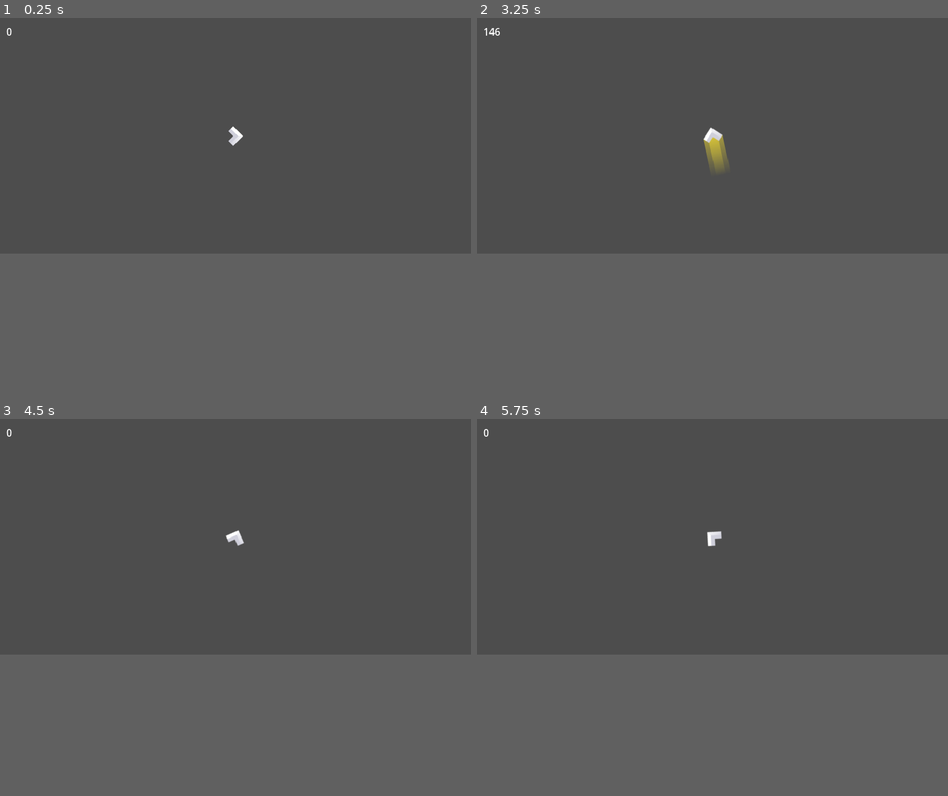
Above: before the commit, frames 1-4 (two rows, left to right).
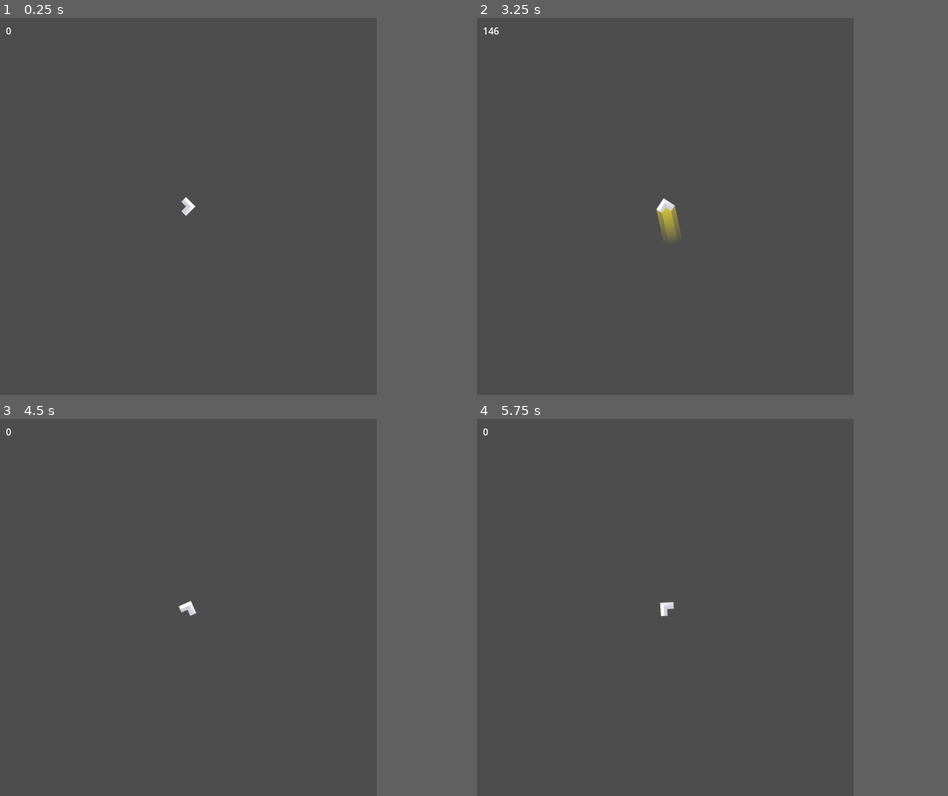
Above: after the commit, the same moments.

Repository: williamthome/backspace
Game: Godot game, scene res://scene/level/main/main_level.tscn
The game is run twice, just before and just after one commit, with the same random seed, the same clock (stepped at 60 frames per second) and the same inputs.
Inputs:
- Up to frame 1 (0.25 s): no input
- Up to frame 2 (3.25 s): tap Enter at 0.5 s; hold Right (rotate_right) 0.53-1.28 s; hold Down (decelerate) 0.53-1.28 s; hold Left (rotate_left) 1.28-2.03 s; tap Down (decelerate) at 1.35, 2.85 s; hold Right (rotate_right) 2.03-2.78 s; hold Down (decelerate) 2.03-2.78 s; hold Up (accelerate) from 2.78 s (still down)
- Up to frame 3 (4.5 s): release Up (accelerate) at 3.53 s; hold Down (decelerate) 3.53-4.28 s; hold Left (rotate_left) from 3.53 s (still down); tap Down (decelerate) at 4.35 s
- Up to frame 4 (5.75 s): keep holding Left (rotate_left); hold Down (decelerate) from 5.03 s (still down)
In our replay, the window is 800x400 before the commit and 640x640 after it. These sizes can differ from the game's own. Grey fills any space a smaller window leaves; there, only what the larger window draws over its background counts as a difference.

The runs differ from the first frame. In frame 1, 0.2% of the frame differs, in the area x 1-52%, y 2-53%; in frame 2, 0.8%, in the area x 1-54%, y 2-59%; in frame 3, 0.2%; in frame 4, 0.2%.

Commit message:
chore: change window size to 640x640

Diff:
--- a/project.godot
+++ b/project.godot
@@ -17,10 +17,8 @@
 
 [display]
 
-window/size/viewport_width=768
-window/size/viewport_height=384
-window/size/window_width_override=1152
-window/size/window_height_override=576
+window/size/viewport_width=640
+window/size/viewport_height=640
 window/stretch/mode="viewport"
 
 [input]
--- a/scene/level/main/main_level.tscn
+++ b/scene/level/main/main_level.tscn
@@ -19,6 +19,6 @@
 [node name="GameCamera" parent="." instance=ExtResource("2_rjwpo")]
 
 [node name="Player" parent="." instance=ExtResource("1_fitj3")]
-position = Vector2(384, 192)
+position = Vector2(320, 320)
 
 [connection signal="speed_changed" from="Player" to="." method="_on_player_speed_changed"]
